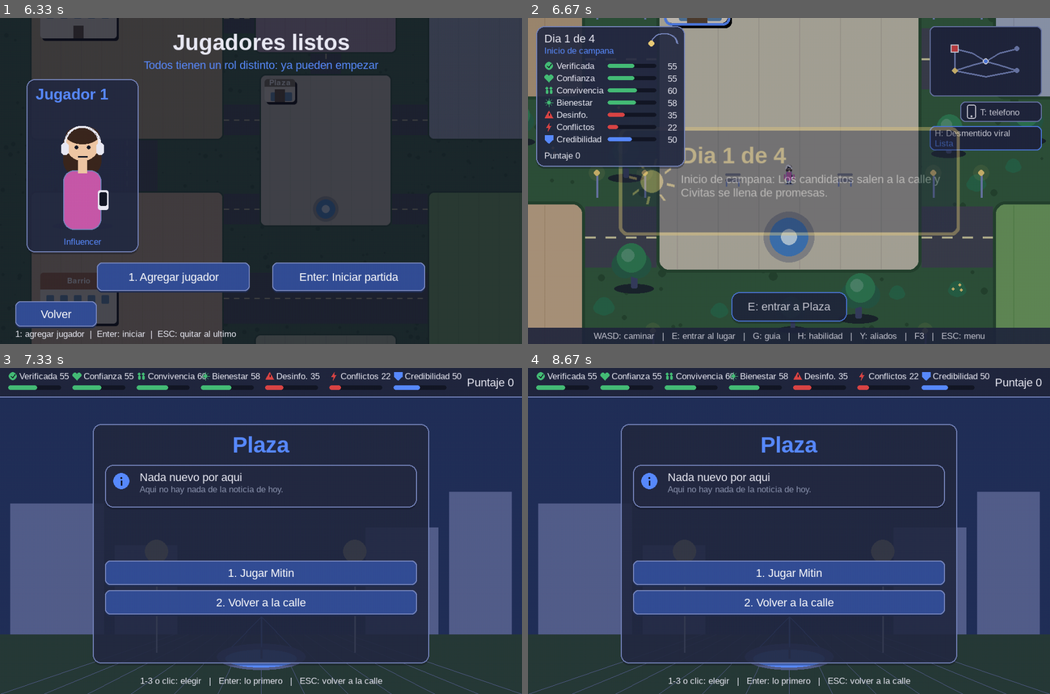
Above: before the commit, frames 1-4 (two rows, left to right).
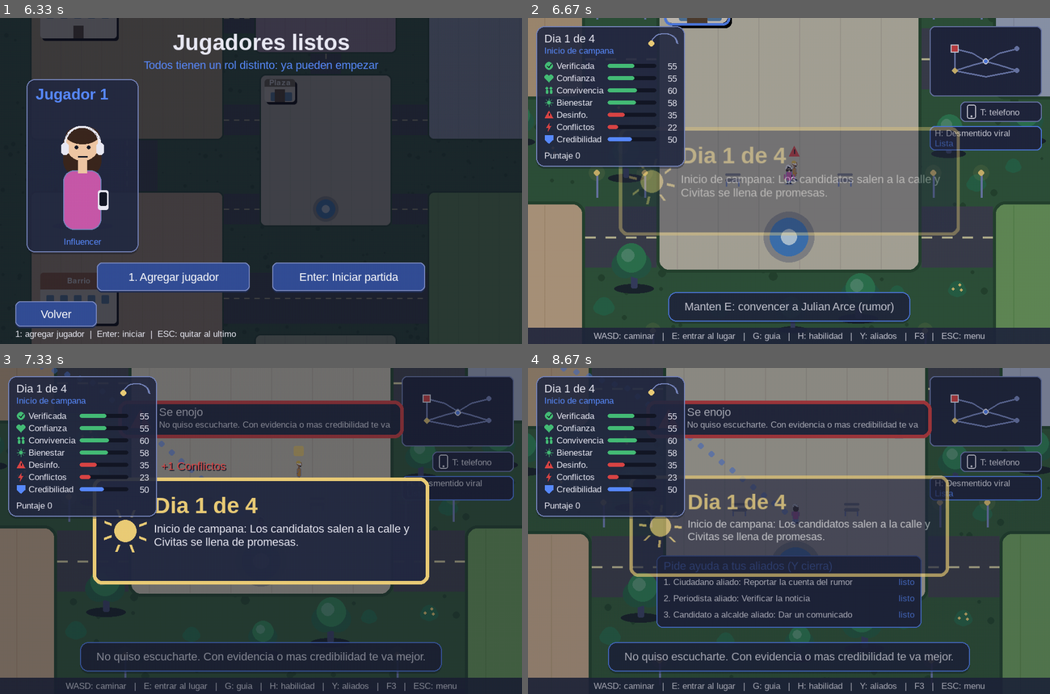
Above: after the commit, the same moments.

Repository: Jsvarela/POST-TRUTH
Game: pygame game, started from src/main.py
The game is run twice, just before and just after one commit, with the same random seed, the same clock (stepped at 60 frames per second) and the same inputs.
Inputs (mouse positions are in pixels of both pictures, inside the frame that each line leads up to):
- Up to frame 1 (6.33 s): tap Enter at 0.33 s; hold E 0.67-1.13 s; hold Up 0.67-1.13 s; move the mouse to (240, 194) at 0.7 s; hold E 1.22-1.68 s; hold Up 1.22-1.68 s; hold E 1.77-2.23 s; hold Up 1.77-2.23 s; move the mouse to (135, 184) at 1.8 s; hold Up 2.32-2.78 s; hold Right 2.87-3.33 s; hold Left 3.37-3.9 s; hold Down 3.93-4.23 s; hold Left 4.27-4.67 s; hold Up 4.7-5.07 s; hold Right 5.1-5.73 s; click "3. Influencer" at 5.82 s; tap 2 at 6.1 s
- Up to frame 2 (6.67 s): click "Enter: Iniciar partida" at 6.48 s
- Up to frame 3 (7.33 s): hold E 6.77-7.13 s; hold Down 6.77-7.13 s; move the mouse to (266, 566) at 6.8 s; hold Down from 7.17 s (still down); tap G at 7.32 s
- Up to frame 4 (8.67 s): release Down at 7.53 s; hold Left 7.57-8.03 s; tap Y at 7.72 s; hold Right 8.07-8.53 s; hold Up from 8.57 s (still down)

Frame 1 is identical in both runs. In frame 2, 2.5% of the frame differs, in the area x 26-74%, y 39-94%; in frame 3, 62%; in frame 4, 70%, in the area x 0-100%, y 0-100%.

Commit message:
Encuentros en la calle: mantener E junto a un transeunte, su marca y el progreso de la charla; README

Diff:
--- a/src/post_truth/controllers/mundo_state.py
+++ b/src/post_truth/controllers/mundo_state.py
@@ -10,6 +10,7 @@
 from post_truth.decision_tree import load_trees
 from post_truth.models import Role
 from post_truth.models import minijuego as mj
+from post_truth.models import transeuntes as tr
 from post_truth.mapa_abierto import MapaAbierto
 from post_truth.models.animacion import AnimacionPersonaje
 from post_truth.models.personaje import Genero, Personaje
@@ -60,6 +61,8 @@
         self.alerta = 0.0
         self.menu_aliados = False   # Y: pedir ayuda a los aliados
         self.otros: dict[str, tuple[tuple[float, float], AnimacionPersonaje]] = {}   # multijugador: los demas
+        self.calle: dict[str, tuple[tuple[float, float], AnimacionPersonaje]] = {}   # transeuntes
+        self.charlando: str | None = None   # transeunte con quien se habla mientras E sigue apretada
 
     @property
     def personaje(self) -> Personaje:
@@ -108,6 +111,12 @@
         """La zona que pisa el jugador: E funciona en cualquier punto dentro de ella."""
         return self.mundo.zona_en(self.mundo.jugador)
 
+    def etiqueta_calle(self) -> str:
+        t = self.sesion.transeunte_cerca(self.jugador_id)
+        if t is None:
+            return ""
+        return f"Manten E: escuchar a {t.nombre} (testigo)" if t.testigo else f"Manten E: convencer a {t.nombre} (rumor)"
+
     def accion_disponible(self) -> tuple[str, str] | None:
         """(zona, "entrar") si el jugador esta dentro de un lugar: E entra siempre y adentro se decide."""
         zona = self.zona_aqui()
@@ -135,7 +144,11 @@
             elif event.key in DIRECCIONES:
                 self.presionadas.add(event.key)
             elif event.key == pygame.K_e:
-                self._usar()
+                t = self.sesion.transeunte_cerca(self.jugador_id)
+                if t is not None:              # hablar con alguien de la calle tiene prioridad sobre entrar
+                    self.charlando = t.id
+                else:
+                    self._usar()
             elif event.key == pygame.K_g:
                 self.guia = not self.guia
             elif event.key == pygame.K_F3:
@@ -145,6 +158,9 @@
                 self.app.estados.cambiar("telefono")
         elif event.type == pygame.KEYUP:
             self.presionadas.discard(event.key)
+            if event.key == pygame.K_e and self.charlando is not None:
+                self.charlando = None
+                self._fin_charla(self.sesion.soltar(self.jugador_id))
 
     def update(self, dt: float) -> None:
         for anuncio in ("anuncio", "toast"):
@@ -165,6 +181,7 @@
             self._avisar(f"Entraste a {self.mundo.zonas[zona].nombre}.")
         self._situar()
         self.animacion.actualizar(dx, dy, math.dist(antes, self.mundo.jugador), dt)
+        self._calle(dt)
         self.camara.seguir(self.mundo.jugador, dt)
         self.t += dt
         s = self.sesion
@@ -193,6 +210,57 @@
         if self._t_aviso == 0:
             self.aviso = ""
 
+    def _calle(self, dt: float) -> None:
+        """Anima a los transeuntes y avanza la charla mientras E siga apretada."""
+        s = self.sesion
+        if s.calle is None:
+            return
+        for t in s.calle.transeuntes:
+            antes, anim = self.calle.get(t.id, (tuple(t.pos), AnimacionPersonaje()))
+            ahora = tuple(t.pos)
+            anim.actualizar(ahora[0] - antes[0], ahora[1] - antes[1], math.dist(antes, ahora), dt)
+            self.calle[t.id] = (ahora, anim)
+        if self.charlando is not None:
+            r = s.hablar(self.jugador_id, self.charlando, dt)
+            if r or s.charla is None:          # termino, o se alejo y se corto
+                self.charlando = None
+                self._fin_charla(r or "lejos")
+
+    def _fin_charla(self, como: str) -> None:
+        if como == "convencido":
+            self._avisar("Ya no va a regar ese rumor.", "Lo convenciste", "bueno")
+        elif como == "testigo":
+            n = self.sesion.notificaciones[-1]
+            self._avisar(n["texto"], n["titulo"], "bueno")
+        elif como == "enojado":
+            self._avisar("No quiso escucharte. Con evidencia o mas credibilidad te va mejor.", "Se enojo", "malo")
+        elif como == "lejos":
+            self._avisar("Se fue: hay que seguirle el paso mientras le hablas.")
+
+    def vista_calle(self) -> tuple[tuple, tuple | None]:
+        """(transeuntes para dibujar, charla en curso) con lo que la vista necesita."""
+        s = self.sesion
+        if s.calle is None:
+            return (), None
+        salida = []
+        for t in s.calle.transeuntes:
+            pos, anim = self.calle.get(t.id, (tuple(t.pos), AnimacionPersonaje()))
+            marca = "enojado" if t.enojado > 0 else "rumor" if t.rumor else "testigo" if t.testigo else ""
+            if t.testigo and s.jugador_actual.investigacion.esta_descubierta(t.testigo):
+                marca = ""
+            genero = Genero.MUJER if t.nombre.split()[0].endswith("a") else Genero.HOMBRE
+            salida.append((t.nombre, Personaje(Role[t.rol], genero, sum(map(ord, t.id)) % 2), pos, anim.nombre,
+                           anim.cuadro, marca))
+        c = s.charla
+        if c is None or c["jugador"] != self.jugador_id or s.calle.buscar(c["id"]) is None:
+            return tuple(salida), None
+        t = s.calle.buscar(c["id"])
+        if c["p"] is None:
+            return tuple(salida), (tuple(t.pos), min(1.0, c["t"] / tr.datos()["escuchar"]), f"{t.nombre} te cuenta lo que vio...", "")
+        p = c["p"]
+        return tuple(salida), (tuple(t.pos), (len(p.camino) + p.progreso) / 3,
+                               f"{t.nombre}: {p.nodo.texto if p.nodo else ''}", f"Tu: {p.opcion.texto if p.opcion else ''}")
+
     def _red(self, dt: float) -> None:
         """Multijugador: el servidor corrige una posicion invalida, y se anima a los demas entre fotos."""
         s = self.sesion
@@ -220,6 +288,7 @@
 
     def estado_vista(self) -> EstadoMundo:
         s = self.sesion
+        calle = self.vista_calle()
         zonas, puntos = (self.mundo.ruta_puntos(s.mapa, self.mundo.ultima_zona, s.zona_noticia) if self.guia
                          else ((), []))
         inv = s.jugador_actual.investigacion
@@ -236,8 +305,9 @@
             reloj=(s.tiempo_restante, s.tiempo_viral_total) if s.reloj_activo else None,
             dia=(s.campana.dia + 1, len(s.campana.dias)), fraccion_dia=s.campana.fraccion,
             credibilidad=s.jugador_actual.credibilidad, otros=self.vista_otros(),
-            texto_accion=self.etiqueta(accion[1], accion[0]) if (accion := self.accion_disponible())
-            and accion[1] != "elegir" else "")
+            transeuntes=calle[0], charla=calle[1],
+            texto_accion=self.etiqueta_calle() or (self.etiqueta(accion[1], accion[0]) if (accion := self.accion_disponible())
+                                                   and accion[1] != "elegir" else ""))
 
     def datos_hud(self) -> DatosHud | None:
         s = self.sesion
--- a/src/post_truth/views/mundo_view.py
+++ b/src/post_truth/views/mundo_view.py
@@ -51,6 +51,8 @@
     texto_accion: str = ""                     # que hace E aqui, cuando hay una sola opcion
     animacion: AnimacionPersonaje = field(default_factory=AnimacionPersonaje)
     otros: tuple = ()   # multijugador: (nombre, personaje, posicion, animacion, cuadro, conectado) de los demas
+    transeuntes: tuple = ()   # (nombre, personaje, posicion, animacion, cuadro, marca: rumor/testigo/enojado/"")
+    charla: tuple | None = None   # (posicion, progreso 0..1, lo que dice el, tu argumento)
 
 
 class Camara:
@@ -256,6 +258,17 @@
             if visible(x, y):
                 arte.arbol(pantalla, tema, a_pantalla((x, y), cam), px(34 * tam), math.sin(estado.t * 1.3 + fase))
     alto = px(ALTO_PERSONAJE * 14)
+    for nombre, personaje, (tx, ty), animacion, cuadro, marca in estado.transeuntes:
+        if visible(tx, ty):
+            pies = a_pantalla((tx, ty + mundo.pies[1] / 2), cam)
+            arte.personaje(pantalla, tema, pies, alto, personaje, animacion, cuadro)
+            if marca:
+                _marca_transeunte(pantalla, tema, marca, (pies[0], pies[1] - alto - px(14)))
+    if estado.charla is not None:
+        (cx, cy), lleno, _, _ = estado.charla
+        caja = pygame.Rect(0, 0, px(64), px(64))
+        caja.center = a_pantalla((cx, cy - mundo.pies[1]), cam)
+        pygame.draw.arc(pantalla, tema.bueno, caja, math.pi / 2, math.pi / 2 + 2 * math.pi * max(0.02, lleno), px(6))
     for nombre, personaje, (ox, oy), animacion, cuadro, conectado in estado.otros:   # los demas, debajo del propio
         if visible(ox, oy):
             pies = a_pantalla((ox, oy + mundo.pies[1] / 2), cam)
@@ -282,6 +295,20 @@
     _franja(pantalla, fuentes, tema, _mensaje(estado))
 
 
+def _marca_transeunte(pantalla: pygame.Surface, tema: Tema, marca: str, c: tuple[int, int]) -> None:
+    """Sobre la cabeza, por forma: triangulo con rumor, circulo testigo, cuadrado enojado."""
+    x, y = c
+    r = px(10)
+    if marca == "rumor":
+        pygame.draw.polygon(pantalla, tema.malo, [(x, y - r), (x + r, y + r), (x - r, y + r)])
+        pygame.draw.line(pantalla, tema.fondo, (x, y - r // 3), (x, y + r // 2), px(2))
+    elif marca == "testigo":
+        pygame.draw.circle(pantalla, tema.bueno, c, r)
+        pygame.draw.circle(pantalla, tema.fondo, c, r // 3)
+    else:
+        pygame.draw.rect(pantalla, tema.detalle, (x - r, y - r, 2 * r, 2 * r), border_radius=px(3))
+
+
 def _etiqueta(pantalla: pygame.Surface, fuentes: Fuentes, tema: Tema, texto: str, punta: tuple[int, int],
               activo: bool) -> None:
     """Nombre de otro jugador sobre su cabeza (apagado si se desconecto)."""
@@ -355,8 +382,12 @@
 
 
 def _mensaje(estado: EstadoMundo) -> str:
+    if estado.charla is not None:                       # lo que dice el transeunte y tu argumento
+        return f"{estado.charla[2]}   {estado.charla[3]}".strip()
     if estado.aviso:
         return estado.aviso
+    if estado.texto_accion.startswith("Manten E"):      # alguien de la calle al alcance
+        return estado.texto_accion
     if estado.accion is not None:
         zona, que = estado.accion
         if que == "elegir":
Not shown, changed: README.md
